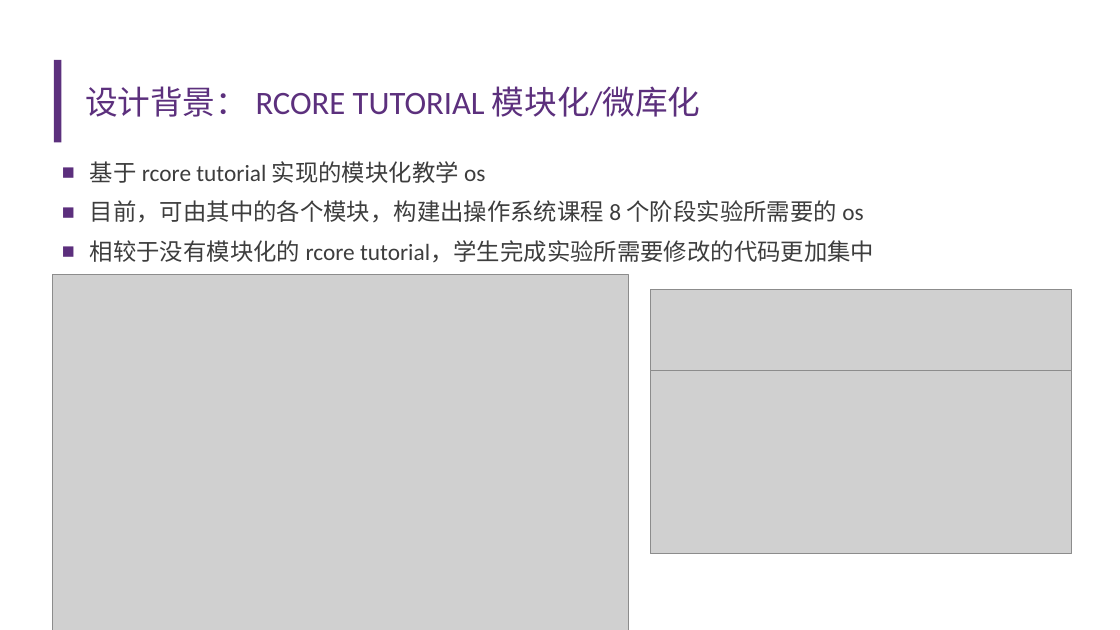
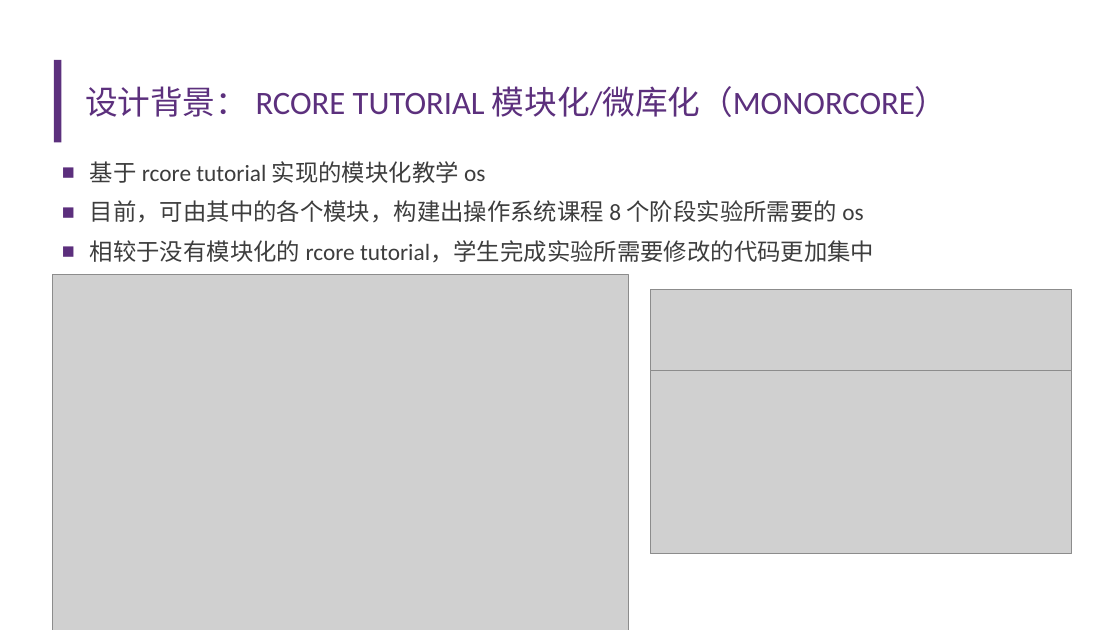
Before and after one commit to emily-jia/monoRCore, a slide deck: slide 8 of 开题报告.pptx (slide 7 before the commit). Drawn at 1120x630 pixels with LibreOffice and Linux fonts; fonts in the diff are those of the drawing; grey boxes stand for pictures; background and template pictures are left out. Boxes give left, top, right and bottom in pixels: in the first picture for what was removed or moved away, otherwise in the second. Text is boxed around its words. In the diff, an @@ line names an element or a change of style, - is before the commit and + after.

```diff
--- a/开题报告.pptx
+++ b/开题报告.pptx
@@ title at (x1=85, y1=86, x2=948, y2=117): text changed @@
-设计背景： RCORE TUTORIAL 模块化/微库化
+设计背景： RCORE TUTORIAL 模块化/微库化（MONORCORE）
```
Also in this commit, not shown: 3 other slides changed, 1 slide added, 12 other files.
